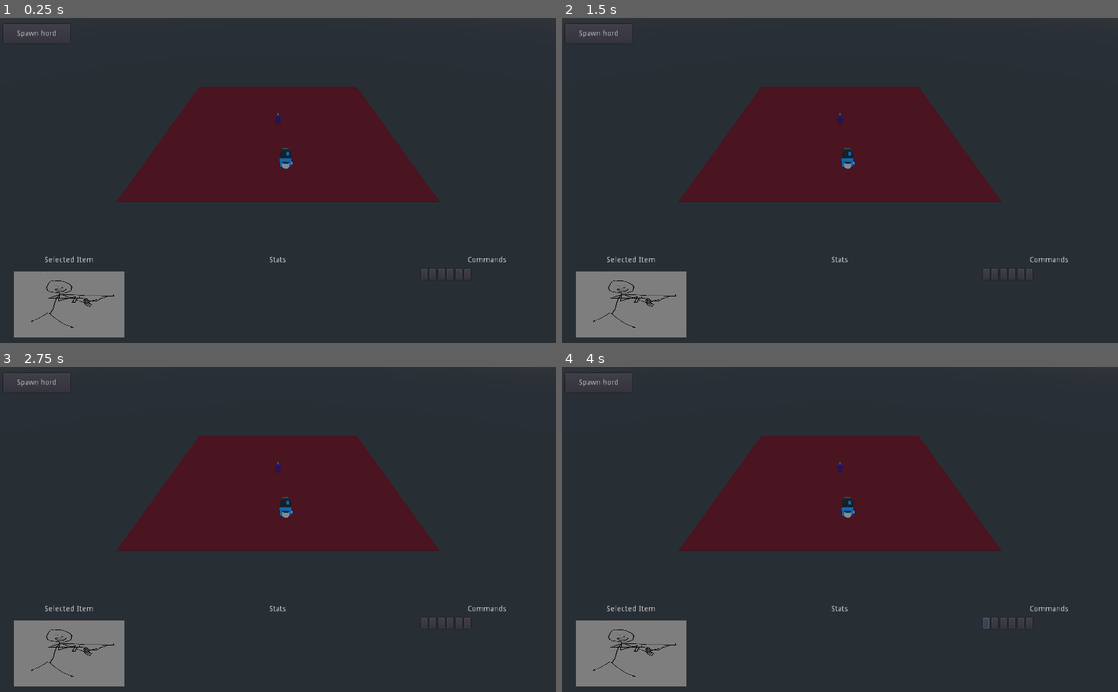
Above: before the commit, frames 1-4 (two rows, left to right).
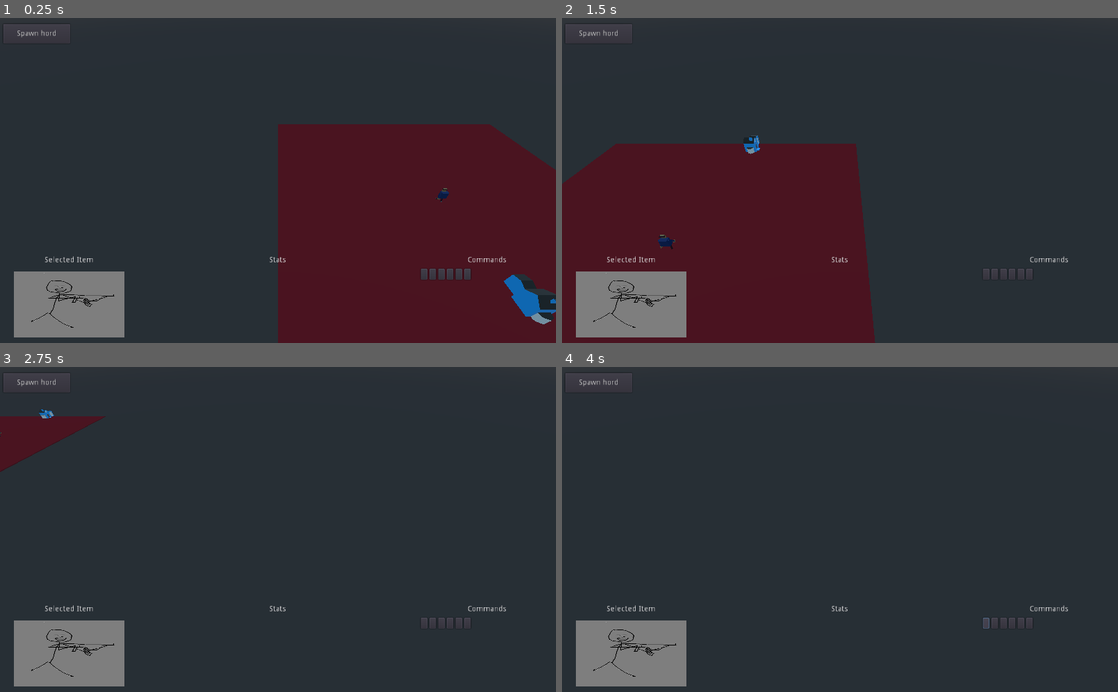
Above: after the commit, the same moments.

Repository: Ellord207/GodotShenanigans
Game: Godot game, scene res://World/TestWorlds/TestVillage.tscn
The game is run twice, just before and just after one commit, with the same random seed, the same clock (stepped at 60 frames per second) and the same inputs. This scene is started directly instead of the project's main scene.
Inputs (mouse positions are in pixels of both pictures, inside the frame that each line leads up to):
- Up to frame 1 (0.25 s): no input
- Up to frame 2 (1.5 s): move the mouse to (962, 164) at 0.52 s; hold Right 0.53-1.28 s; tap C (CreateUnitKey) at 0.6 s; click (962, 164) at 0.67 s; move the mouse to (728, 196) at 1.27 s; hold Down from 1.28 s (still down); tap B (CreateBuildingKey) at 1.35 s
- Up to frame 3 (2.75 s): tap C (CreateUnitKey) at 1.55, 2.1 s; move the mouse to (333, 458) at 2.02 s; release Down at 2.03 s; hold Right from 2.03 s (still down)
- Up to frame 4 (4 s): move the mouse to (812, 594) at 2.77 s; release Right at 2.78 s; hold Up 2.78-3.5 s; right-click (812, 594) at 2.85 s; click (812, 594) at 2.92 s; tap C (CreateUnitKey) at 3.05 s; click (984, 623) at 3.52 s

The runs differ from the first frame. In frame 1, 36% of the frame differs, in the area x 21-100%, y 21-100%; in frame 2, 34%; in frame 3, 17%; in frame 4, 15%.
Error before the commit: Parse Error: The identifier "VillageData" isn't declared in the current scope. (res://World/CamControl.gd:40)

Commit message:
Unit Model Animation and Village data added (again)

Diff:
--- a/Actors/BaldRudeMan.tscn
+++ b/Actors/BaldRudeMan.tscn
@@ -1,12 +1,15 @@
-[gd_scene load_steps=3 format=2]
+[gd_scene load_steps=4 format=2]
 
 [ext_resource path="res://Assets/BaldRudeMan.escn" type="PackedScene" id=1]
 [ext_resource path="res://Assets/BaldRudeMan.gd" type="Script" id=2]
+[ext_resource path="res://Actors/ManModel.gd" type="Script" id=3]
 
-[node name="Spatial" type="Spatial"]
+[node name="ManModel" type="Spatial"]
+script = ExtResource( 3 )
 
 [node name="BaldRudeMan" parent="." instance=ExtResource( 1 )]
 script = ExtResource( 2 )
 
 [node name="Camera" type="Camera" parent="."]
 transform = Transform( 0.761663, 0, 0.647974, 0, 1, 0, -0.647974, 0, 0.761663, 6.10191, 3.03515, 4.3036 )
+visible = false
--- /dev/null
+++ b/Actors/ManModel.gd
@@ -0,0 +1,14 @@
+extends Spatial
+
+
+onready var model = $BaldRudeMan;
+var is_running = false;
+
+func animation_run():
+	if not is_running:
+		model._start();
+		is_running = true;
+
+func animation_stop():
+	model._stop();
+	is_running = false;
--- a/Actors/Unit.gd
+++ b/Actors/Unit.gd
@@ -28,6 +28,7 @@
 const move_speed := 12;
 const complete_dist := 0.15;
 onready var nav: Navigation = get_parent()
+onready var model = $BaldMan;
 
 signal unit_death(unit);
 
@@ -69,6 +70,7 @@
 	var origin = global_transform.origin;
 	path = nav.get_simple_path(origin, target_pos);
 	path_ind = 0;
+	model.animation_run();
 
 func _physics_process(delta: float) -> void:
 	if attack_ready and target:
@@ -77,6 +79,8 @@
 		var move_vec: Vector3 = (path[path_ind] - global_transform.origin)
 		if move_vec.length() < complete_dist:
 			path_ind += 1;
+			if path_ind >= path.size():
+				model.animation_stop();
 		else:
 			move_vec = move_vec.normalized()
 			if target == null:
--- a/Actors/Unit.tscn
+++ b/Actors/Unit.tscn
@@ -1,6 +1,7 @@
-[gd_scene load_steps=9 format=2]
+[gd_scene load_steps=10 format=2]
 
 [ext_resource path="res://Actors/Unit.gd" type="Script" id=1]
+[ext_resource path="res://Actors/BaldRudeMan.tscn" type="PackedScene" id=2]
 
 [sub_resource type="CapsuleShape" id=1]
 
@@ -37,15 +38,20 @@
 
 [node name="Body" type="MeshInstance" parent="."]
 transform = Transform( 0.65, 0, 0, 0, 0.8, 0, 0, 0, 0.65, 0, 1.5, 0 )
+visible = false
 layers = 2147483649
 mesh = SubResource( 2 )
 material/0 = null
 
 [node name="TEN_TICKLE" type="MeshInstance" parent="."]
 transform = Transform( 0.2, 0, 0, 0, 0.2, 0, 0, 0, 0.3, 0, 2.25, -0.768 )
+visible = false
 material_override = SubResource( 3 )
 mesh = SubResource( 4 )
 material/0 = null
+
+[node name="BaldMan" parent="." instance=ExtResource( 2 )]
+transform = Transform( -0.7, 0, -2.7259e-07, 0, 0.7, 0, 2.7259e-07, 0, -0.7, 0, 0, 0 )
 
 [node name="SelectionRing" type="MeshInstance" parent="."]
 transform = Transform( 1, 0, 0, 0, 1, 0, 0, 0, 1, 0, 0.161, 0 )
--- a/World/TestWorlds/TestVillage.tscn
+++ b/World/TestWorlds/TestVillage.tscn
@@ -25,8 +25,6 @@
 [node name="TestWorld" type="Spatial"]
 
 [node name="CamControl" parent="." instance=ExtResource( 3 )]
-max_cam_dist = null
-zoom_fov_increment = null
 
 [node name="Navigation" type="Navigation" parent="."]
 script = ExtResource( 5 )
--- a/project.godot
+++ b/project.godot
@@ -29,6 +29,10 @@
 config/name="GMTK Game Jam 2020-Out Of Control"
 run/main_scene="res://World/TestWorld.tscn"
 config/icon="res://icon.png"
+
+[autoload]
+
+VillageData="*res://VillageData.gd"
 
 [input]
 
